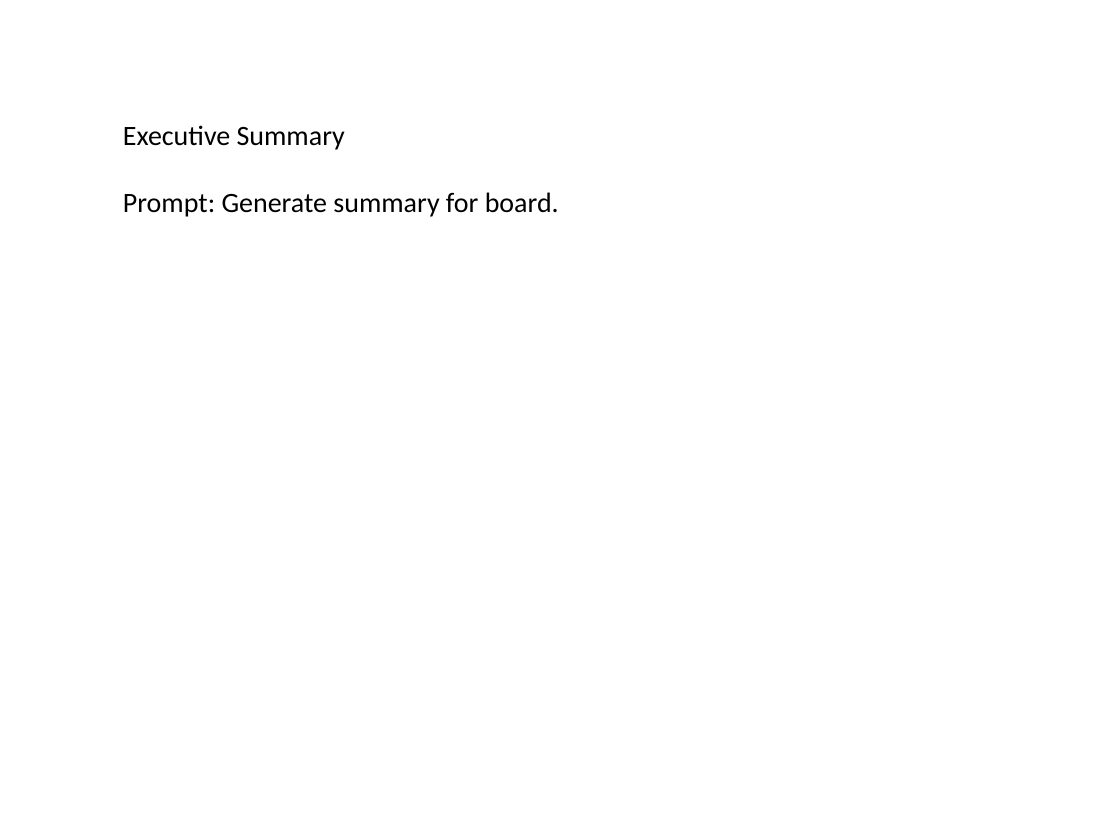
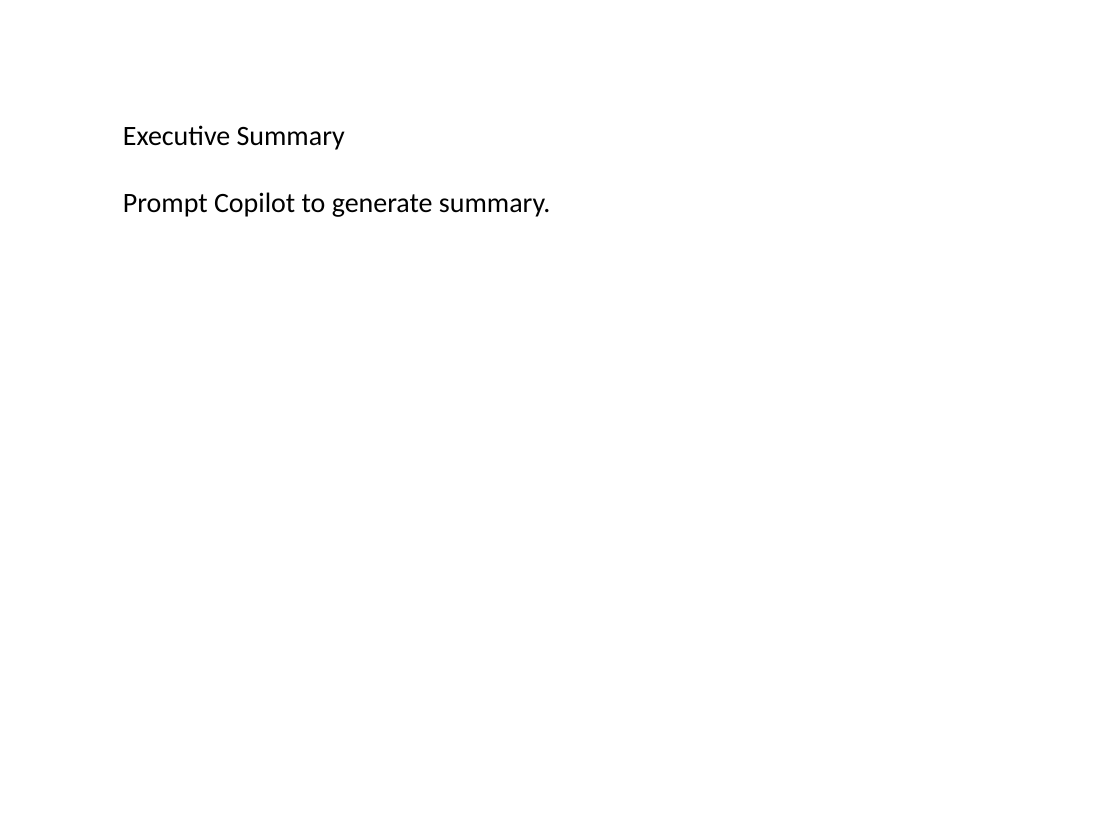
Before and after one commit to ashu16815/ElevateCopilot, a slide deck: slide 2 of public/elevatecopilot_resources_detailed/ppt-templates.pptx. Drawn at 1120x840 pixels with LibreOffice and Linux fonts; fonts in the diff are those of the drawing. Boxes give left, top, right and bottom in pixels: in the first picture for what was removed or moved away, otherwise in the second. Text is boxed around its words. In the diff, an @@ line names an element or a change of style, - is before the commit and + after.

Commit message:
feat: Complete resource library with all enriched files
- Updated all 10 resource files with real content
- PDF files: playbooks, cheatsheets, checklists, recipes, briefs, plans
- Office files: Excel calculator, Word prompts, PowerPoint templates
- All files now contain actual enriched content (not placeholders)
- Resource library fully operational with downloadable content
- Ready for production deployment on Vercel

```diff
--- a/public/elevatecopilot_resources_detailed/ppt-templates.pptx
+++ b/public/elevatecopilot_resources_detailed/ppt-templates.pptx
@@ text at (123,192,550,217): text changed @@
-Prompt: Generate summary for board.
+Prompt Copilot to generate summary.
```
Also in this commit, not shown: 4 other slides changed, 9 other files.
